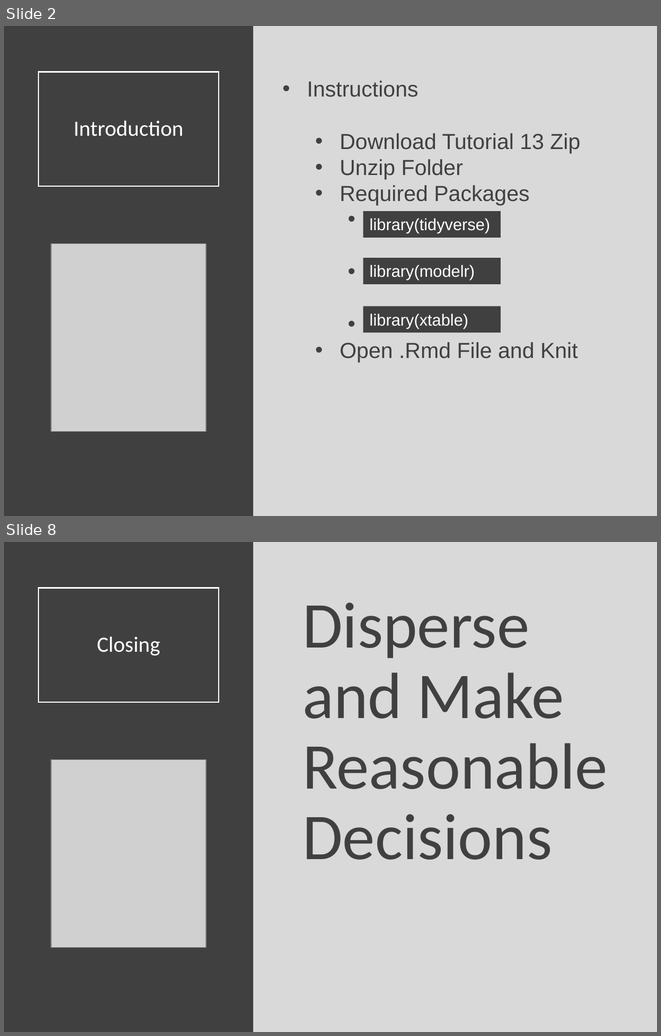
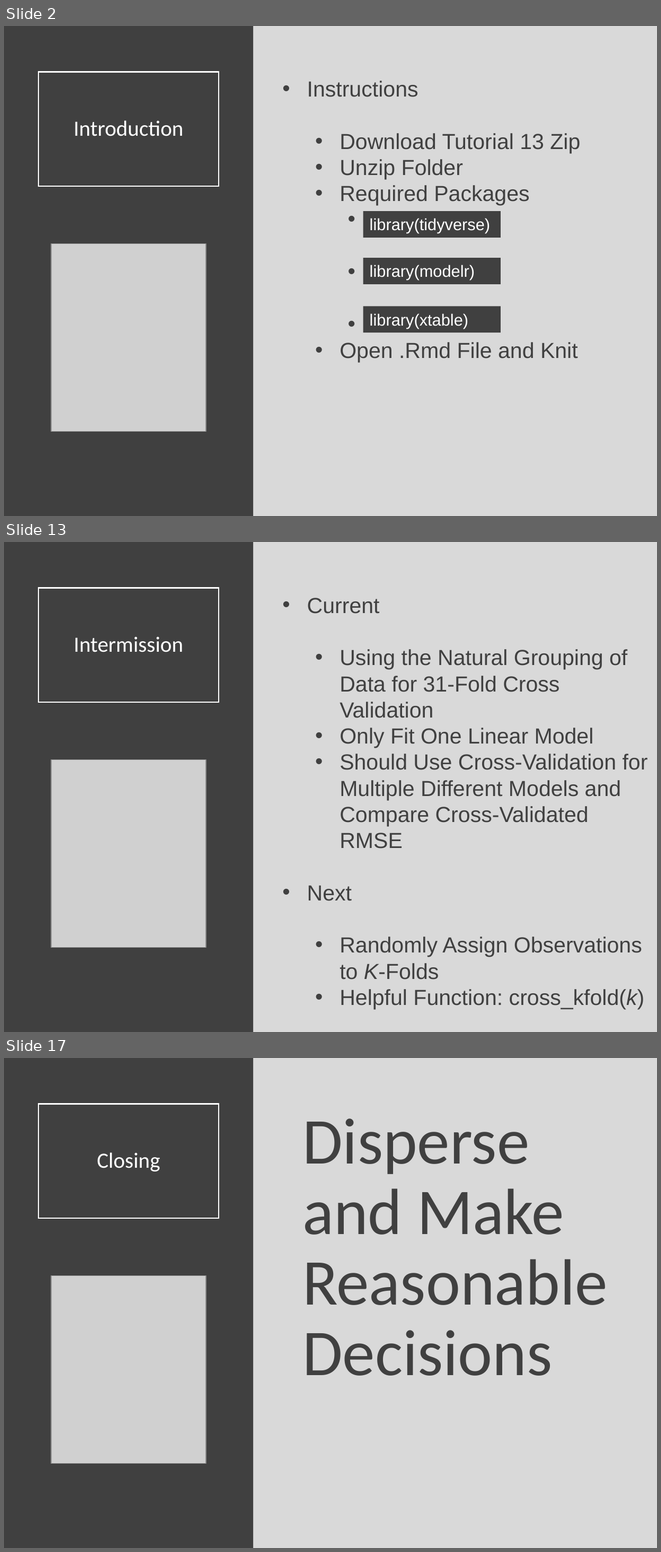
Before and after one commit to Yixf-Self/STOR320_WEBSITE, a slide deck: Lecture/Lecture 25/Lecture 25.pptx. Shown one above the other, each under a label of ours: slides 2 and 8 before the commit, slides 2, 13 and 17 after it; the slides between them are not shown. The pictures are 661x1036 and 661x1552 pixels, drawn with LibreOffice and Linux fonts; fonts in the diff are those of the drawing; grey boxes stand for pictures. Boxes give left, top, right and bottom in pixels: in the first picture for what was removed or moved away, otherwise in the second. Text is boxed around its words. In the diff, an @@ line names an element or a change of style, - is before the commit and + after.

```diff
--- a/Lecture/Lecture 25/Lecture 25.pptx
+++ b/Lecture/Lecture 25/Lecture 25.pptx
@@ slide 13 added at [4, 542, 657, 1032], background #D9D9D9 @@
@@ rectangle added at [4, 542, 254, 1032], fill #404040 @@
@@ title added at [38, 588, 219, 702], outline #FFFFFF 1.5 pt, 24 pt, text #FFFFFF @@
+Intermission
@@ text added at [307, 598, 648, 1009], 24 pt, text #404040 @@
+• Current
+  • Using the Natural Grouping of Data for 31-Fold Cross Validation
+  • Only Fit One Linear Model
+  • Should Use Cross-Validation for Multiple Different Models and Compare Cross-Validated RMSE
+• Next
+  • Randomly Assign Observations to K-Folds
+  • Helpful Function: cross_kfold(k)
@@ picture added at [51, 759, 206, 947] @@
@@ what was slide 8 is now slide 17 @@
```
Also in this commit, not shown: 4 slides changed, 9 other slides added, 1 slide removed, 5 other files.
